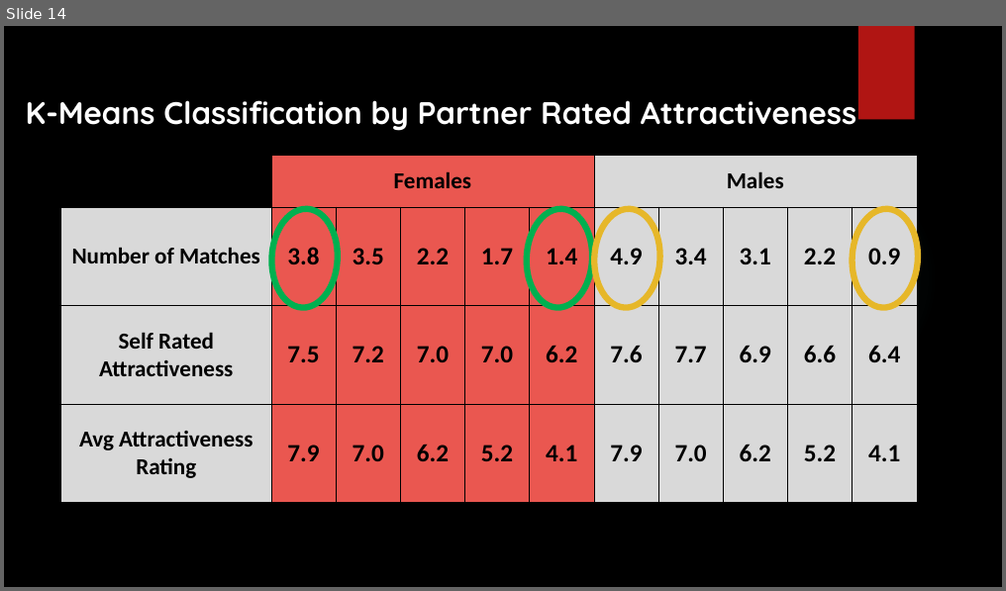
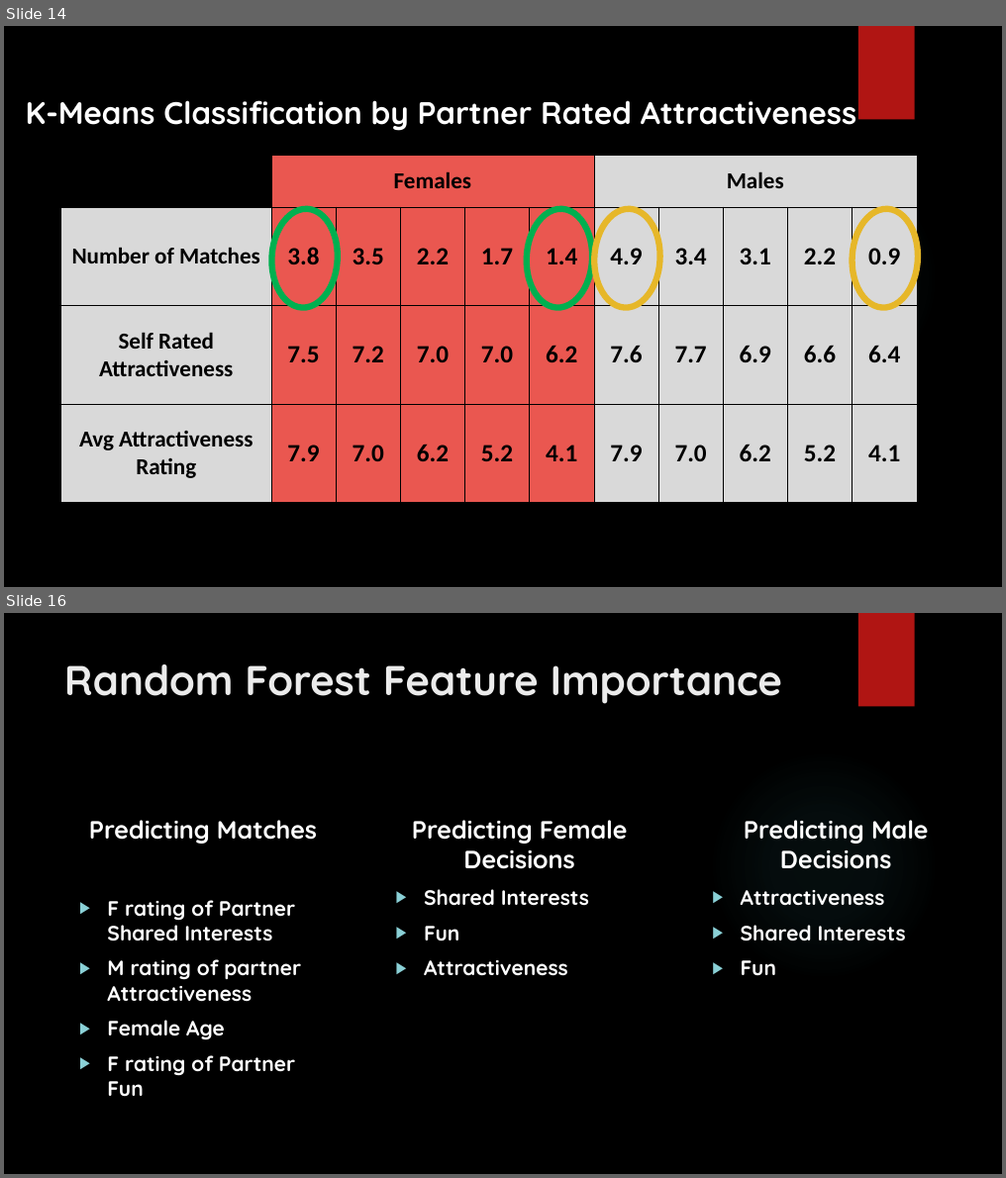
Before and after one commit to mohsseha/DSI-BOS-students, a slide deck: wedelljd/Capstone/Capstone Presentation.pptx. Shown one above the other, each under a label of ours: slide 14 before the commit, slides 14 and 16 after it; the slides between them are not shown. The pictures are 1006x591 and 1006x1178 pixels, drawn with LibreOffice and Linux fonts; fonts in the diff are those of the drawing; background and template pictures are left out. Boxes give left, top, right and bottom in pixels: in the first picture for what was removed or moved away, otherwise in the second. Text is boxed around its words. In the diff, an @@ line names an element or a change of style, - is before the commit and + after.

```diff
--- a/wedelljd/Capstone/Capstone Presentation.pptx
+++ b/wedelljd/Capstone/Capstone Presentation.pptx
@@ slide 16 added at bbox=[4, 613, 1002, 1174], background picture (left out); not listed: 2 template elements that a slide beside it also shows @@
@@ title added at bbox=[64, 664, 783, 704], 40 pt, text #EBEBEB, bold @@
+Random Forest Feature Importance
@@ text added at bbox=[89, 820, 317, 1097], 20 pt, text #FFFFFF, bold @@
+Predicting Matches
+▶ F rating of Partner Shared Interests
+▶ M rating of partner Attractiveness
+▶ Female Age
+▶ F rating of Partner Fun
@@ text added at bbox=[412, 820, 628, 976], 20 pt, text #FFFFFF, bold @@
+Predicting Female Decisions
+▶ Shared Interests
+▶ Fun
+▶ Attractiveness
@@ text added at bbox=[741, 820, 929, 976], 20 pt, text #FFFFFF, bold @@
+Predicting Male Decisions
+▶ Attractiveness
+▶ Shared Interests
+▶ Fun
```
Also in this commit, not shown: 2 slides changed, 1 other slide added.
